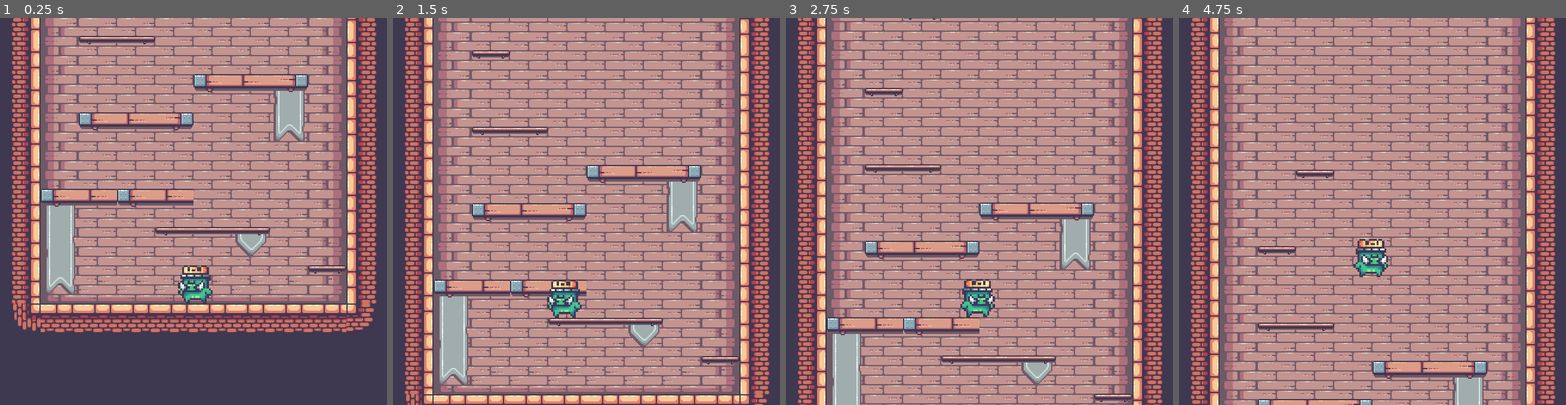
Above: before the commit, frames 1-4 (left to right).
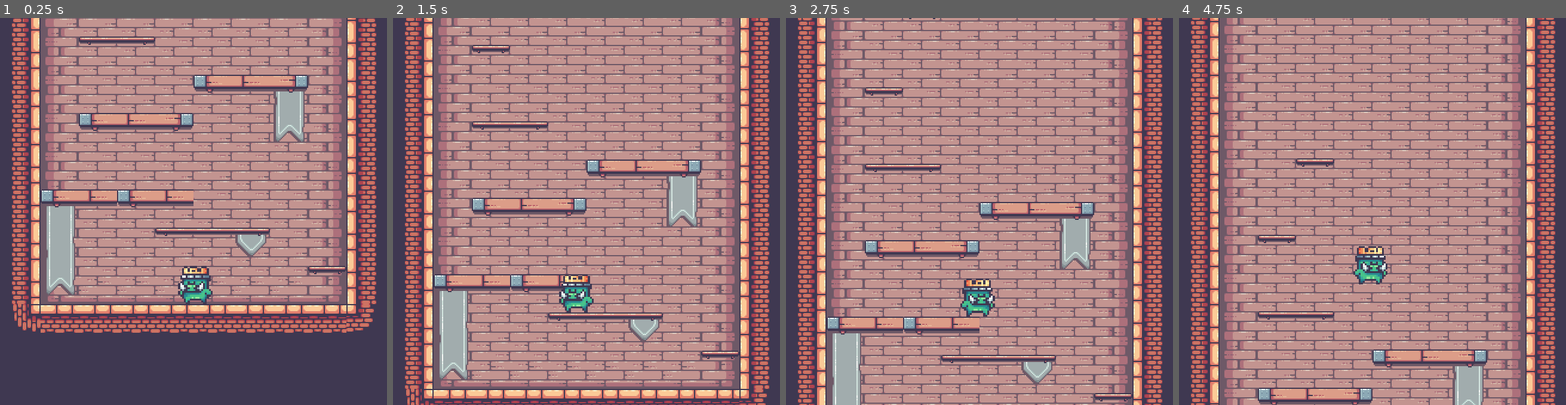
Above: after the commit, the same moments.

Repository: ofknee/the-messenger
Game: Godot game, scene res://scenes/game.tscn
The game is run twice, just before and just after one commit, with the same random seed, the same clock (stepped at 60 frames per second) and the same inputs.
Inputs:
- Up to frame 1 (0.25 s): no input
- Up to frame 2 (1.5 s): tap Q (die) at 0.6 s; tap Up (jump) at 0.77 s; tap Left (walk_l) at 1.35 s
- Up to frame 3 (2.75 s): tap Up (jump) at 1.52 s; tap Right (walk_r) at 2.1 s
- Up to frame 4 (4.75 s): tap Q (die) at 2.85 s; tap Up (jump) at 3.02, 3.77, 4.52 s; tap Left (walk_l) at 3.6 s; tap Right (walk_r) at 4.35 s

The runs differ from the first frame. In frame 1, 15% of the frame differs, in the area x 3-98%, y 0-82%; in frame 2, 45%, in the area x 3-98%, y 0-100%; in frame 3, 17%; in frame 4, 44%.

Commit message:
Update player.gd

Diff:
--- a/scenes/player.gd
+++ b/scenes/player.gd
@@ -1,15 +1,15 @@
 extends CharacterBody2D
 
 
-const SPEED = 300.0
-const JUMP_VELOCITY = -450.0
+const SPEED = 150.0
+const JUMP_VELOCITY = -350.0
 
 @onready var animated_sprite = $AnimatedSprite2D
 
 func _physics_process(delta: float) -> void:
 	# Add the gravity.
 	if not is_on_floor():
-		velocity += get_gravity() * delta * 1.3
+		velocity += get_gravity() * delta
 		animated_sprite.play("fall")
 
 	# Handle jump.
